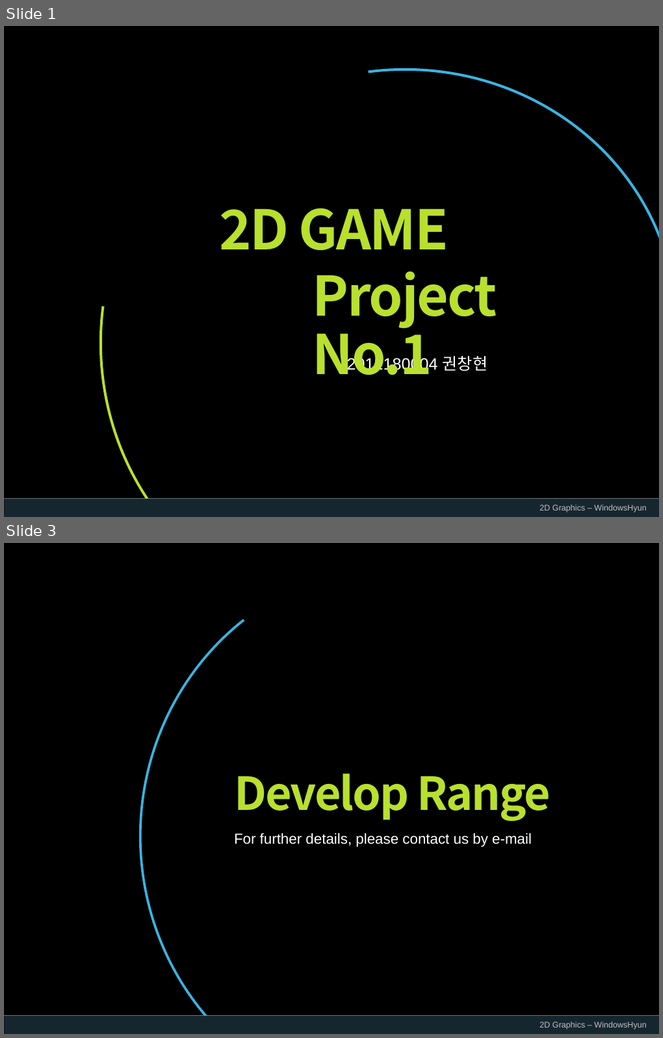
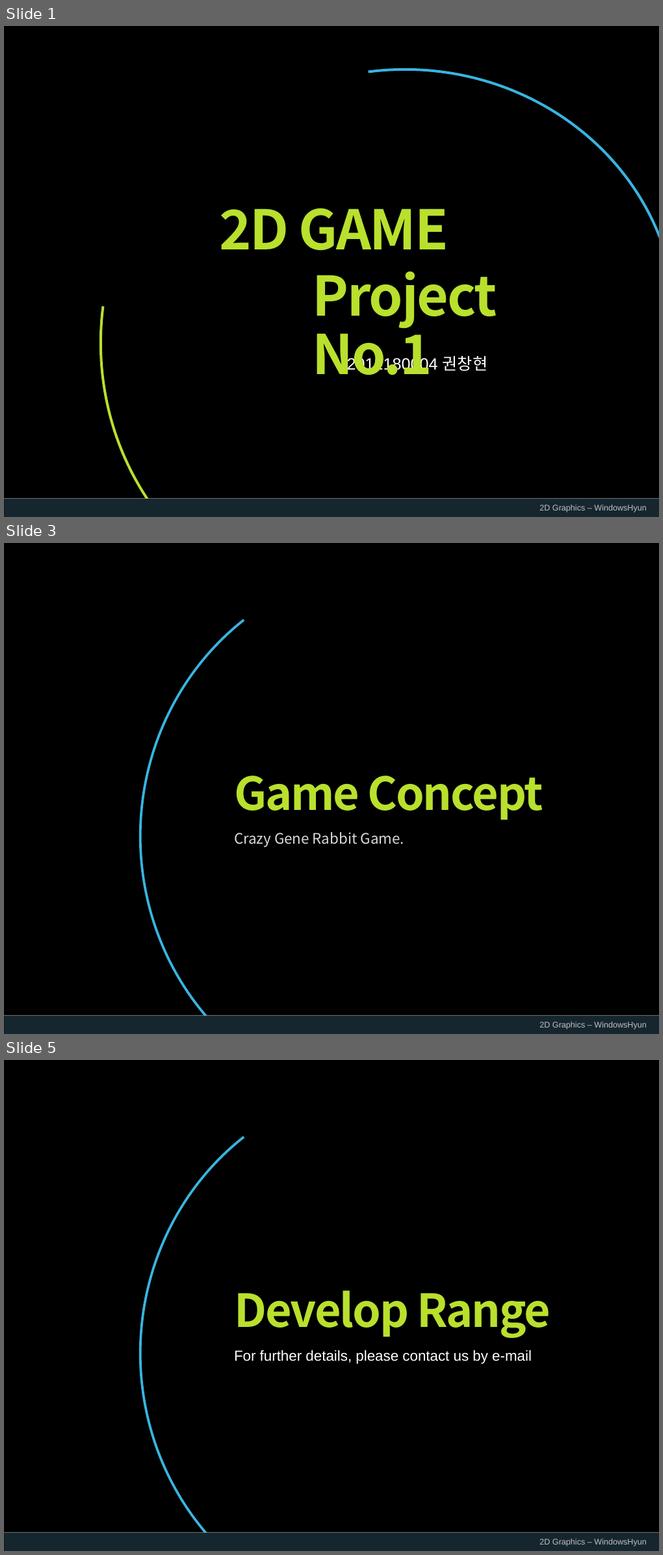
Before and after one commit to WindowsHyun/2DGraphics, a slide deck: ProjectPPT/KwonChangHyun_2차발표_준비중.pptx. Shown one above the other, each under a label of ours: slides 1 and 3 before the commit, slides 1, 3 and 5 after it; the slides between them are not shown. The pictures are 663x1038 and 663x1555 pixels, drawn with LibreOffice and Linux fonts; fonts in the diff are those of the drawing; background and template pictures are left out. Boxes give left, top, right and bottom in pixels: in the first picture for what was removed or moved away, otherwise in the second. Text is boxed around its words. In the diff, an @@ line names an element or a change of style, - is before the commit and + after.

```diff
--- a/ProjectPPT/KwonChangHyun_2차발표_준비중.pptx
+++ b/ProjectPPT/KwonChangHyun_2차발표_준비중.pptx
@@ slide 3 added at bbox=[4, 543, 659, 1034], background picture (left out); not listed: 4 template elements that a slide beside it also shows @@
@@ text added at bbox=[234, 776, 543, 820], 50 pt, text #B9E02D, bold @@
+Game Concept
@@ text added at bbox=[234, 832, 404, 847], 16 pt, text #D9D9D9 @@
+Crazy Gene Rabbit Game.
@@ what was slide 3 is now slide 5 @@
```
Also in this commit, not shown: 3 slides changed, 5 other slides added, 2 slides removed, 2 other files.
